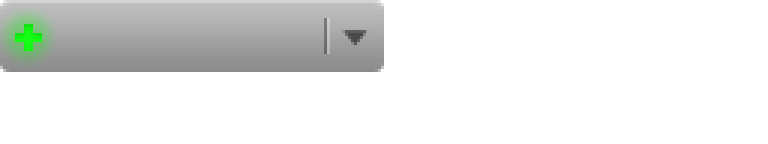
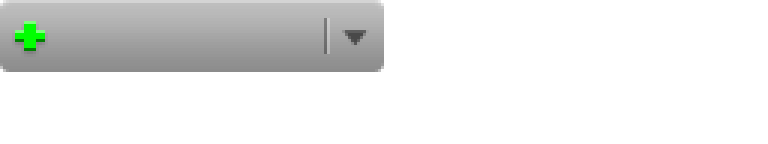
Comparing the layer stacks of the two 768×144 images. Changes:
removed layer "plus on" from group "normal" over (15, 24, 42, 51)
removed layer "plus off" from group "normal" over (15, 24, 42, 51)
added layer "Layer 3" (49%) in group "normal" over (15, 21, 45, 51)
added layer "Layer 2" in group "normal" over (15, 21, 45, 51)
